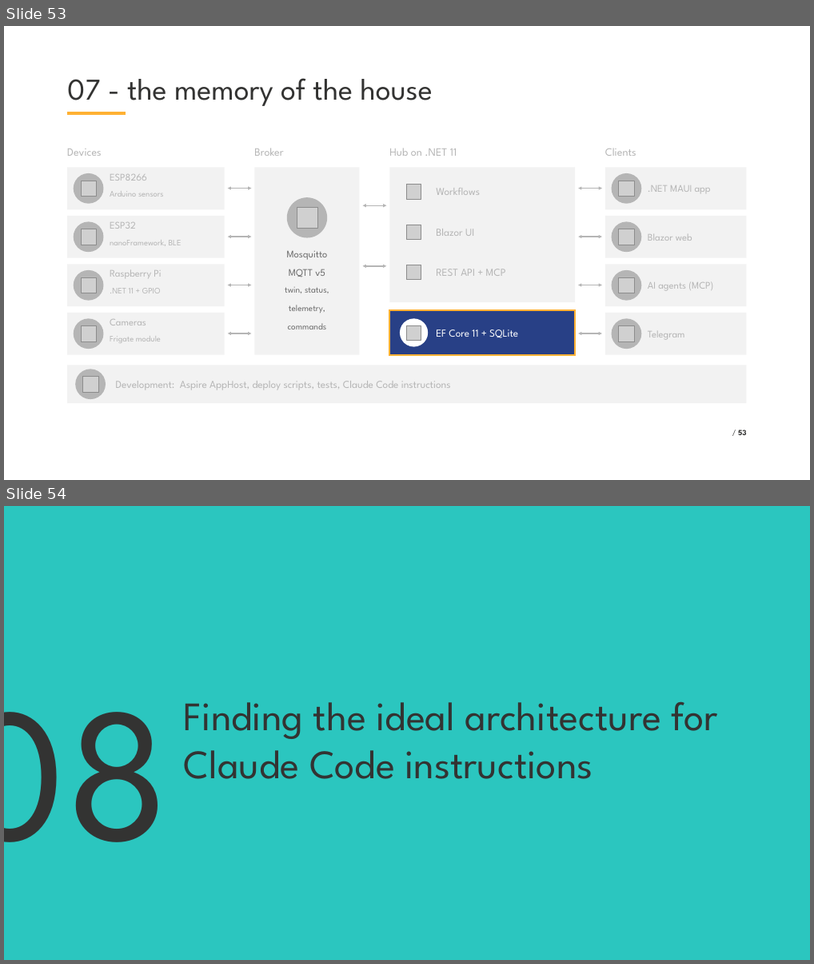
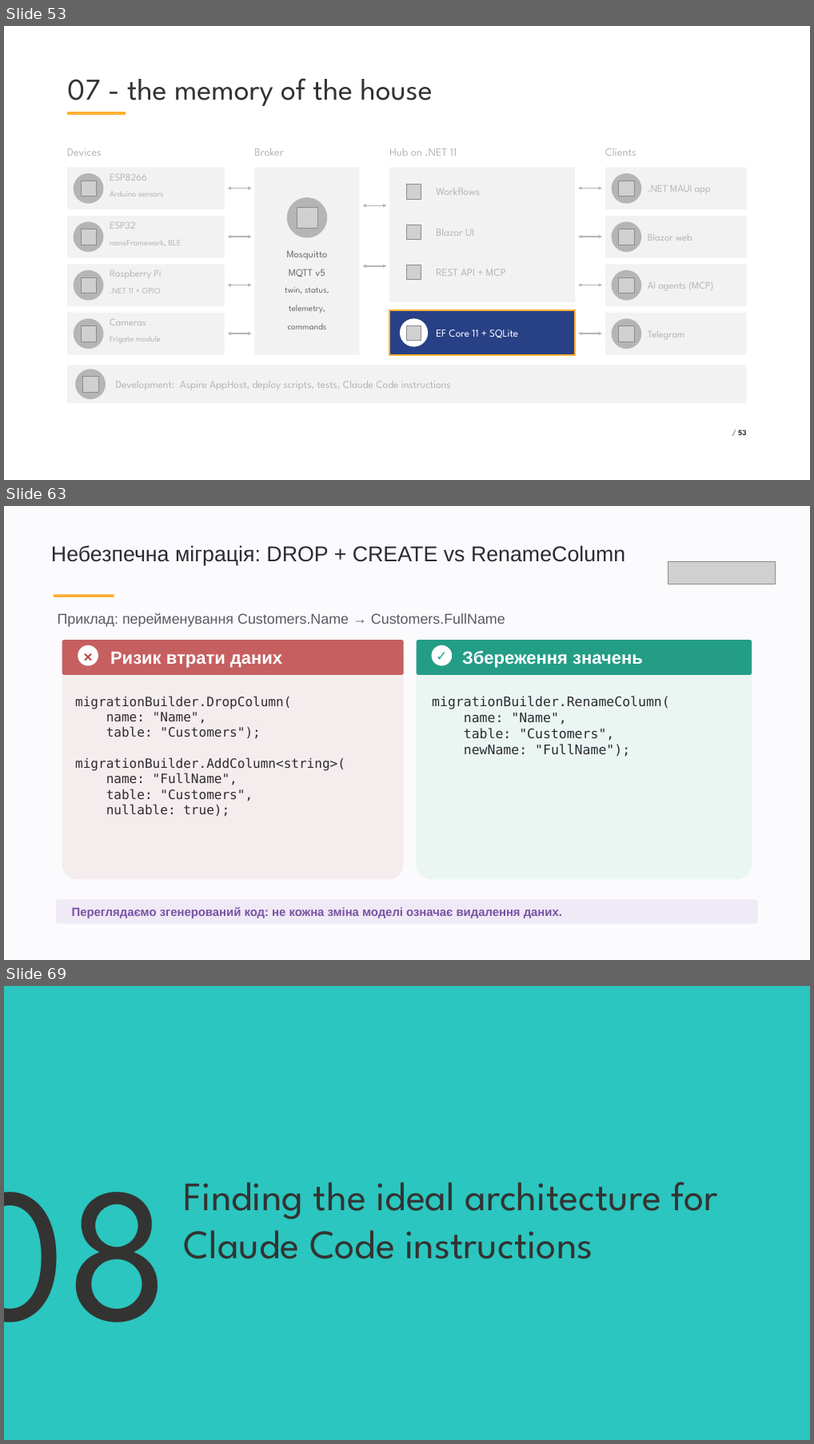
Before and after one commit to VladislavAntonyuk/HomeManagement, a slide deck: .NET Conf 2026 - Ukraine.pptx. Shown one above the other, each under a label of ours: slides 53 and 54 before the commit, slides 53, 63 and 69 after it; the slides between them are not shown. The pictures are 814x964 and 814x1444 pixels, drawn with LibreOffice and Linux fonts; fonts in the diff are those of the drawing; grey boxes stand for pictures; background and template pictures are left out. Boxes give left, top, right and bottom in pixels: in the first picture for what was removed or moved away, otherwise in the second. Text is boxed around its words. In the diff, an @@ line names an element or a change of style, - is before the commit and + after.

```diff
--- a/.NET Conf 2026 - Ukraine.pptx
+++ b/.NET Conf 2026 - Ukraine.pptx
@@ slide 63 added at box(4, 506, 810, 960), background #FFFFFF @@
@@ rectangle added at box(4, 506, 810, 960), fill #FBFAFC @@
@@ text added at box(51, 545, 626, 565), 38.2 pt, text #2D2B31 @@
+Небезпечна міграція: DROP + CREATE vs RenameColumn
@@ picture added at box(668, 561, 776, 584) @@
@@ rectangle added at box(54, 594, 114, 597), fill #FFAC30 @@
@@ text added at box(58, 613, 506, 627), 25.5 pt, text #5C5862 @@
+Приклад: перейменування Customers.Name → Customers.FullName
@@ rounded rectangle added at box(62, 640, 403, 880), fill #F5ECEE @@
@@ rounded rectangle added at box(62, 640, 403, 675), fill #C65F60 @@
@@ ellipse added at box(78, 645, 98, 666), fill #FFFFFF @@
@@ text added at box(78, 647, 98, 665), 27 pt, text #B74242, bold @@
+×
@@ rounded rectangle added at box(417, 640, 752, 880), fill #EBF6F3 @@
@@ rounded rectangle added at box(417, 640, 752, 675), fill #249D87 @@
@@ ellipse added at box(432, 645, 452, 666), fill #FFFFFF @@
@@ text added at box(432, 648, 452, 664), 24 pt, text #249D87, bold @@
+✓
@@ text added at box(110, 652, 282, 668), 31.5 pt, text #FFFFFF, bold @@
+Ризик втрати даних
@@ text added at box(462, 651, 643, 668), 31.5 pt, text #FFFFFF, bold @@
+Збереження значень
@@ text added at box(75, 696, 346, 816), 22.9 pt, text #2D2B31 @@
+migrationBuilder.DropColumn(
+name: "Name",
+table: "Customers");
+migrationBuilder.AddColumn<string>(
+name: "FullName",
+table: "Customers",
+nullable: true);
@@ text added at box(432, 696, 670, 756), 23.6 pt, text #2D2B31 @@
+migrationBuilder.RenameColumn(
+name: "Name",
+table: "Customers",
+newName: "FullName");
@@ rounded rectangle added at box(56, 899, 758, 924), fill #F0EAF6 @@
@@ text added at box(72, 907, 562, 918), 21.3 pt, text #7952A4, bold @@
+Переглядаємо згенерований код: не кожна зміна моделі означає видалення даних.
@@ what was slide 54 is now slide 69 @@
```
Also in this commit, not shown: 14 other slides added.
